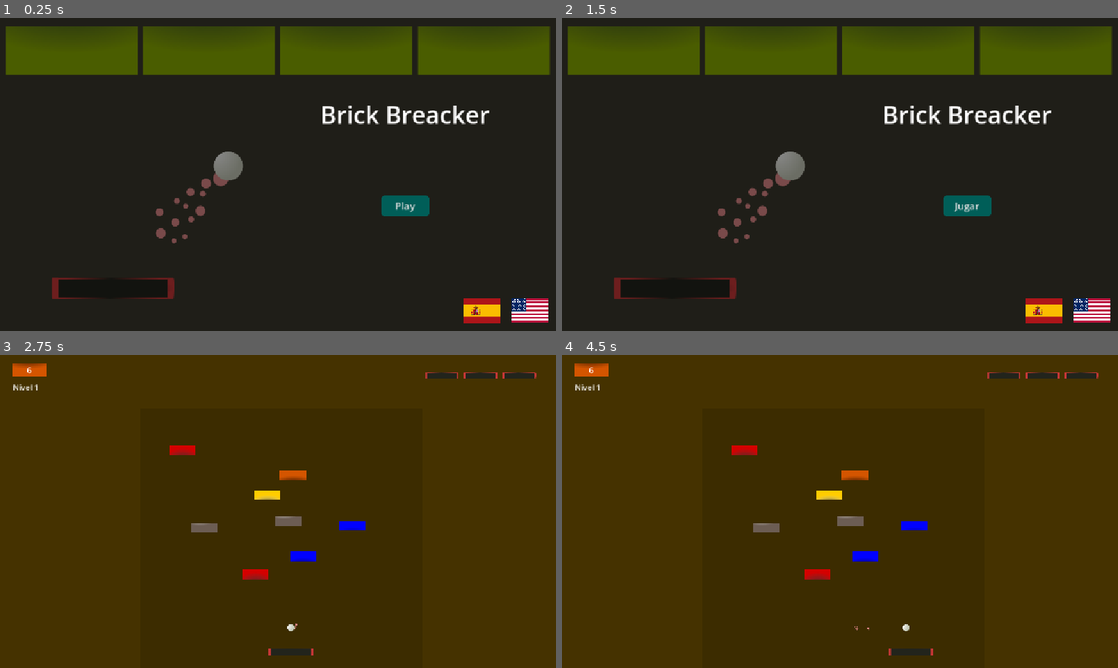
Above: before the commit, frames 1-4 (two rows, left to right).
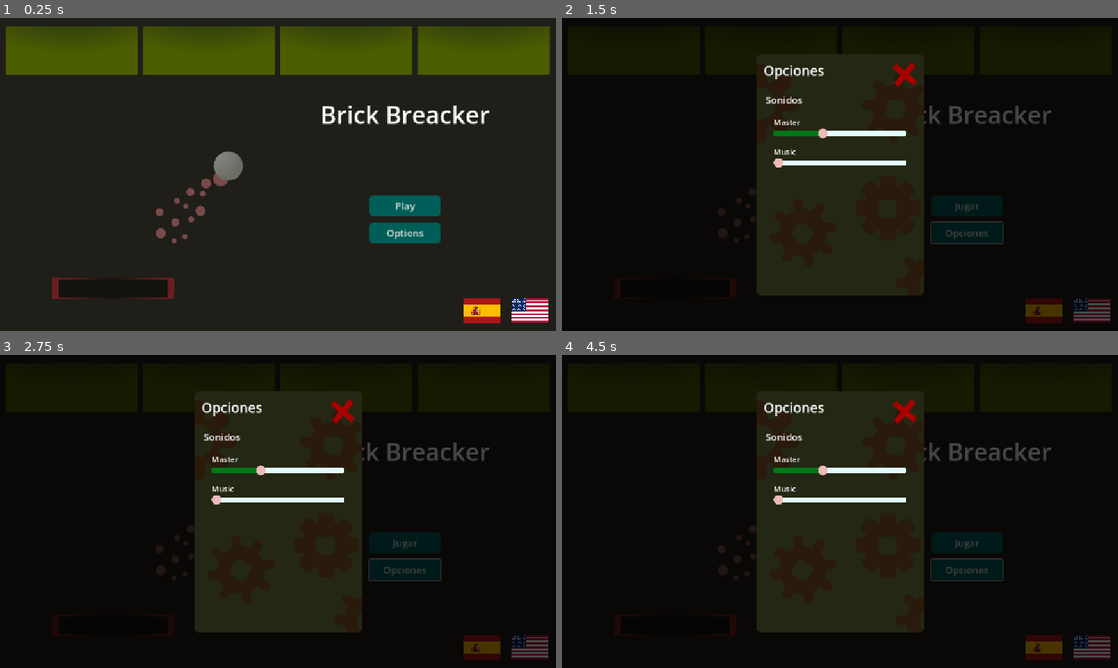
Above: after the commit, the same moments.

Repository: CardozoCasariegoLuciano/Brick_breacker
Game: Godot game, scene res://scenes/menu.tscn
Two runs of this game, one before a commit and one after it. Both use one fixed random seed, a clock stepped at 60 frames per second and the inputs below.
Inputs (mouse positions are in pixels of both pictures, inside the frame that each line leads up to):
- Up to frame 1 (0.25 s): no input
- Up to frame 2 (1.5 s): click (1045, 309) at 0.5 s; click (967, 233) at 1.25 s, where only the run after the commit has a clickable "Opciones"
- Up to frame 3 (2.75 s): click "Jugar" at 2 s
- Up to frame 4 (4.5 s): click (967, 542) at 2.75 s, where only the run after the commit has a clickable "Jugar"; click (1090, 646) at 3.52 s; hold D (rigth) from 4.28 s (still down)

The runs differ from the first frame. In frame 1, 1.1% of the frame differs, in the area x 66-80%, y 56-72%; in frame 2, 21%; in frame 3, 95%; in frame 4, 95%, in the area x 0-100%, y 0-100%.

Commit message:
Add Options menu

Diff:
--- a/Traducciones.csv
+++ b/Traducciones.csv
@@ -9,3 +9,6 @@
 win_btn_playagain,Volver a jugar,Play again
 pause_title,Pausa,Pause
 pause_text,Pulsa Esc para volver al juego,Press Esc to return to the game
+menu_btn_options,Opciones,Options
+options_sound,Sonidos,Sounds
+options_close_btn,Cerrar,Close
--- /dev/null
+++ b/default_bus_layout.tres
@@ -0,0 +1,10 @@
+[gd_resource type="AudioBusLayout" format=3 uid="uid://chonnck8yie41"]
+
+[resource]
+bus/0/volume_db = -8.79822
+bus/1/name = &"Music"
+bus/1/solo = false
+bus/1/mute = false
+bus/1/bypass_fx = false
+bus/1/volume_db = -80.0
+bus/1/send = &""
--- /dev/null
+++ b/scenes/Volume_slider.tscn
@@ -0,0 +1,67 @@
+[gd_scene load_steps=6 format=3 uid="uid://bd575rm6f037o"]
+
+[ext_resource type="Script" uid="uid://o52nyby3dfug" path="res://scripts/volume_slider.gd" id="1_pt7px"]
+[ext_resource type="Texture2D" uid="uid://cp0iaqnvqkc1q" path="res://assets/slider_icon.png" id="2_jvwyw"]
+
+[sub_resource type="StyleBoxFlat" id="StyleBoxFlat_pt7px"]
+draw_center = false
+border_width_left = 6
+border_width_top = 6
+border_width_right = 6
+border_width_bottom = 6
+border_color = Color(0.88, 0.988, 1, 1)
+corner_radius_top_left = 4
+corner_radius_top_right = 4
+corner_radius_bottom_right = 4
+corner_radius_bottom_left = 4
+anti_aliasing = false
+
+[sub_resource type="StyleBoxFlat" id="StyleBoxFlat_jvwyw"]
+bg_color = Color(0, 0.47, 0.0861667, 1)
+corner_radius_top_left = 4
+corner_radius_top_right = 4
+corner_radius_bottom_right = 4
+corner_radius_bottom_left = 4
+anti_aliasing = false
+
+[sub_resource type="StyleBoxFlat" id="StyleBoxFlat_poqi8"]
+bg_color = Color(0, 0.470588, 0.0862745, 1)
+corner_radius_top_left = 4
+corner_radius_top_right = 4
+corner_radius_bottom_right = 4
+corner_radius_bottom_left = 4
+anti_aliasing = false
+
+[node name="VolumeSlider" type="Control"]
+process_mode = 3
+layout_mode = 3
+anchors_preset = 15
+anchor_right = 1.0
+anchor_bottom = 1.0
+grow_horizontal = 2
+grow_vertical = 2
+script = ExtResource("1_pt7px")
+
+[node name="Label" type="Label" parent="."]
+layout_mode = 0
+offset_right = 40.0
+offset_bottom = 23.0
+theme_override_font_sizes/font_size = 16
+text = "[Audio channel]"
+
+[node name="HSlider" type="HSlider" parent="."]
+layout_mode = 1
+anchors_preset = 10
+anchor_right = 1.0
+offset_top = 24.0
+offset_bottom = 40.0
+grow_horizontal = 2
+theme_override_icons/grabber = ExtResource("2_jvwyw")
+theme_override_icons/grabber_highlight = ExtResource("2_jvwyw")
+theme_override_icons/grabber_disabled = ExtResource("2_jvwyw")
+theme_override_icons/tick = ExtResource("2_jvwyw")
+theme_override_styles/slider = SubResource("StyleBoxFlat_pt7px")
+theme_override_styles/grabber_area = SubResource("StyleBoxFlat_jvwyw")
+theme_override_styles/grabber_area_highlight = SubResource("StyleBoxFlat_poqi8")
+max_value = 1.0
+step = 0.001
--- a/scenes/ball.tscn
+++ b/scenes/ball.tscn
@@ -39,10 +39,10 @@
 texture = ExtResource("2_cxlvu")
 
 [node name="AudioStreamPlayer" type="AudioStreamPlayer" parent="."]
-volume_db = -8.0
+volume_db = 4.0
 
 [node name="BladeSoundTImer" type="Timer" parent="."]
-wait_time = 0.148
+wait_time = 0.4
 one_shot = true
 
 [connection signal="timeout" from="BladeSoundTImer" to="." method="_on_blade_sound_timer_timeout"]
--- a/scenes/level_1.tscn
+++ b/scenes/level_1.tscn
@@ -115,7 +115,8 @@
 
 [node name="AudioStreamPlayer" type="AudioStreamPlayer" parent="."]
 stream = ExtResource("8_15mv3")
-volume_db = -23.243
+autoplay = true
+bus = &"Music"
 parameters/looping = true
 
 [node name="InitialPosition" type="Marker2D" parent="."]
--- a/scenes/level_2.tscn
+++ b/scenes/level_2.tscn
@@ -1,8 +1,9 @@
-[gd_scene load_steps=9 format=3 uid="uid://nmb1kyc10nlc"]
+[gd_scene load_steps=10 format=3 uid="uid://nmb1kyc10nlc"]
 
 [ext_resource type="Script" uid="uid://qlvuov8pif8t" path="res://scripts/level.gd" id="1_y0kc7"]
 [ext_resource type="PackedScene" uid="uid://bb5bg8l4dg2qo" path="res://scenes/defeat_area.tscn" id="3_6cvei"]
 [ext_resource type="PackedScene" uid="uid://cp4ysh3g487rj" path="res://scenes/level_ui.tscn" id="5_hey2k"]
+[ext_resource type="AudioStream" uid="uid://d47i1tpu83dc" path="res://assets/sounds/Sakura-Girl-Yay-chosic.com_.mp3" id="6_wo48x"]
 [ext_resource type="PackedScene" uid="uid://cxrguhfw66yl0" path="res://scenes/brick.tscn" id="7_g2hoc"]
 [ext_resource type="Script" uid="uid://bohme6gelcf6e" path="res://scripts/level_bricks_container.gd" id="7_ne2mo"]
 
@@ -18,7 +19,6 @@
 [node name="level_2" type="Node2D"]
 script = ExtResource("1_y0kc7")
 level = 2
-lives = 3
 
 [node name="ColorRect" type="ColorRect" parent="."]
 offset_right = 1152.0
@@ -433,6 +433,12 @@
 
 [node name="playables" type="Node2D" parent="."]
 
+[node name="AudioStreamPlayer" type="AudioStreamPlayer" parent="."]
+stream = ExtResource("6_wo48x")
+autoplay = true
+bus = &"Music"
+parameters/looping = true
+
 [connection signal="on_live_lost" from="defeat_area" to="." method="_on_live_lost"]
 [connection signal="child_exiting_tree" from="Bricks" to="Bricks" method="_on_child_exiting_tree"]
 [connection signal="on_destroy_brick" from="Bricks" to="." method="_on_bricks_destroy"]
--- a/scenes/level_3.tscn
+++ b/scenes/level_3.tscn
@@ -1,8 +1,9 @@
-[gd_scene load_steps=9 format=3 uid="uid://dy6wrktjwbear"]
+[gd_scene load_steps=10 format=3 uid="uid://dy6wrktjwbear"]
 
 [ext_resource type="Script" uid="uid://qlvuov8pif8t" path="res://scripts/level.gd" id="1_wae8j"]
 [ext_resource type="PackedScene" uid="uid://bb5bg8l4dg2qo" path="res://scenes/defeat_area.tscn" id="3_vcx5n"]
 [ext_resource type="PackedScene" uid="uid://cp4ysh3g487rj" path="res://scenes/level_ui.tscn" id="5_ax3dk"]
+[ext_resource type="AudioStream" uid="uid://d47i1tpu83dc" path="res://assets/sounds/Sakura-Girl-Yay-chosic.com_.mp3" id="6_p6vls"]
 [ext_resource type="Script" uid="uid://bohme6gelcf6e" path="res://scripts/level_bricks_container.gd" id="7_p3r0x"]
 [ext_resource type="PackedScene" uid="uid://cxrguhfw66yl0" path="res://scenes/brick.tscn" id="8_5xqnf"]
 
@@ -293,6 +294,12 @@
 
 [node name="playables" type="Node2D" parent="."]
 
+[node name="AudioStreamPlayer" type="AudioStreamPlayer" parent="."]
+stream = ExtResource("6_p6vls")
+autoplay = true
+bus = &"Music"
+parameters/looping = true
+
 [connection signal="on_live_lost" from="defeat_area" to="." method="_on_live_lost"]
 [connection signal="child_exiting_tree" from="Bricks" to="Bricks" method="_on_child_exiting_tree"]
 [connection signal="on_destroy_brick" from="Bricks" to="." method="_on_bricks_destroy"]
--- a/scenes/level_4.tscn
+++ b/scenes/level_4.tscn
@@ -1,8 +1,9 @@
-[gd_scene load_steps=9 format=3 uid="uid://n0muje7itfj"]
+[gd_scene load_steps=10 format=3 uid="uid://n0muje7itfj"]
 
 [ext_resource type="Script" uid="uid://qlvuov8pif8t" path="res://scripts/level.gd" id="1_qsmat"]
 [ext_resource type="PackedScene" uid="uid://bb5bg8l4dg2qo" path="res://scenes/defeat_area.tscn" id="3_cp0rv"]
 [ext_resource type="PackedScene" uid="uid://cp4ysh3g487rj" path="res://scenes/level_ui.tscn" id="5_7ewpb"]
+[ext_resource type="AudioStream" uid="uid://d47i1tpu83dc" path="res://assets/sounds/Sakura-Girl-Yay-chosic.com_.mp3" id="6_ycko3"]
 [ext_resource type="Script" uid="uid://bohme6gelcf6e" path="res://scripts/level_bricks_container.gd" id="7_g31h8"]
 [ext_resource type="PackedScene" uid="uid://cxrguhfw66yl0" path="res://scenes/brick.tscn" id="8_hy5x3"]
 
@@ -401,6 +402,12 @@
 
 [node name="playables" type="Node2D" parent="."]
 
+[node name="AudioStreamPlayer" type="AudioStreamPlayer" parent="."]
+stream = ExtResource("6_ycko3")
+autoplay = true
+bus = &"Music"
+parameters/looping = true
+
 [connection signal="on_live_lost" from="defeat_area" to="." method="_on_live_lost"]
 [connection signal="child_exiting_tree" from="Bricks" to="Bricks" method="_on_child_exiting_tree"]
 [connection signal="on_destroy_brick" from="Bricks" to="." method="_on_bricks_destroy"]
--- a/scenes/level_ui.tscn
+++ b/scenes/level_ui.tscn
@@ -1,7 +1,8 @@
-[gd_scene load_steps=3 format=3 uid="uid://cp4ysh3g487rj"]
+[gd_scene load_steps=4 format=3 uid="uid://cp4ysh3g487rj"]
 
 [ext_resource type="Script" uid="uid://b66kwoo1s5uek" path="res://scripts/level_ui.gd" id="1_exbfu"]
 [ext_resource type="Texture2D" uid="uid://b5yjt608b1a3e" path="res://assets/orange_brick.png" id="2_qvfhj"]
+[ext_resource type="Texture2D" uid="uid://coqu4xg6x5r7u" path="res://assets/options_cogs.png" id="3_lodbe"]
 
 [node name="Level_UI" type="Control"]
 layout_mode = 3
@@ -59,4 +60,16 @@
 [node name="HP_Container" type="Node2D" parent="."]
 position = Vector2(1040, 36)
 
+[node name="TextureButton" type="TextureButton" parent="."]
+z_index = 10
+layout_mode = 0
+offset_left = 526.0
+offset_top = 24.0
+offset_right = 626.0
+offset_bottom = 124.0
+scale = Vector2(0.45, 0.45)
+mouse_default_cursor_shape = 2
+texture_normal = ExtResource("3_lodbe")
+
 [connection signal="on_change_current_bricks" from="." to="." method="_on_change_current_bricks"]
+[connection signal="button_down" from="TextureButton" to="." method="_on_button_down"]
--- a/scenes/menu.tscn
+++ b/scenes/menu.tscn
@@ -44,25 +44,6 @@
 offset_bottom = 648.0
 texture = ExtResource("2_vjb58")
 
-[node name="Button" type="Button" parent="."]
-layout_mode = 1
-anchors_preset = 8
-anchor_left = 0.5
-anchor_top = 0.5
-anchor_right = 0.5
-anchor_bottom = 0.5
-offset_left = 212.5
-offset_top = 42.5
-offset_right = 312.5
-offset_bottom = 85.5
-grow_horizontal = 2
-grow_vertical = 2
-mouse_default_cursor_shape = 2
-theme_override_font_sizes/font_size = 20
-theme_override_styles/hover = SubResource("StyleBoxFlat_con2f")
-theme_override_styles/normal = SubResource("StyleBoxFlat_vjb58")
-text = "menu_btn_play"
-
 [node name="Label" type="Label" parent="."]
 layout_mode = 1
 anchors_preset = 8
@@ -97,6 +78,45 @@
 scale = Vector2(0.0378764, 0.0481459)
 texture_normal = ExtResource("3_mhnvy")
 
-[connection signal="button_down" from="Button" to="." method="_on_button_down"]
+[node name="Play_button" type="Button" parent="."]
+layout_mode = 1
+anchors_preset = 8
+anchor_left = 0.5
+anchor_top = 0.5
+anchor_right = 0.5
+anchor_bottom = 0.5
+offset_left = 189.0
+offset_top = 42.5
+offset_right = 336.0
+offset_bottom = 85.5
+grow_horizontal = 2
+grow_vertical = 2
+mouse_default_cursor_shape = 2
+theme_override_font_sizes/font_size = 20
+theme_override_styles/hover = SubResource("StyleBoxFlat_con2f")
+theme_override_styles/normal = SubResource("StyleBoxFlat_vjb58")
+text = "menu_btn_play"
+
+[node name="Options_button" type="Button" parent="."]
+layout_mode = 1
+anchors_preset = 8
+anchor_left = 0.5
+anchor_top = 0.5
+anchor_right = 0.5
+anchor_bottom = 0.5
+offset_left = 189.0
+offset_top = 98.5
+offset_right = 336.0
+offset_bottom = 141.5
+grow_horizontal = 2
+grow_vertical = 2
+mouse_default_cursor_shape = 2
+theme_override_font_sizes/font_size = 20
+theme_override_styles/hover = SubResource("StyleBoxFlat_con2f")
+theme_override_styles/normal = SubResource("StyleBoxFlat_vjb58")
+text = "menu_btn_options"
+
 [connection signal="button_down" from="TextureButton" to="." method="_on_change_lang_to_ES"]
 [connection signal="button_down" from="TextureButton2" to="." method="_on_change_lang_to_EN"]
+[connection signal="button_down" from="Play_button" to="." method="_on_button_down"]
+[connection signal="button_down" from="Options_button" to="." method="_on_options_button"]
--- a/scenes/no_more_level_scene.tscn
+++ b/scenes/no_more_level_scene.tscn
@@ -84,7 +84,7 @@
 
 [node name="AudioStreamPlayer" type="AudioStreamPlayer" parent="."]
 stream = ExtResource("4_myfo7")
-volume_db = -12.899
+volume_db = 4.0
 autoplay = true
 
 [connection signal="button_up" from="Button" to="." method="_on_button_up"]
--- /dev/null
+++ b/scenes/options_menu.tscn
@@ -0,0 +1,79 @@
+[gd_scene load_steps=5 format=3 uid="uid://b36nrpa1eshsx"]
+
+[ext_resource type="Script" uid="uid://damfp3ul6a5v3" path="res://scripts/options_menu.gd" id="1_hm4m4"]
+[ext_resource type="PackedScene" uid="uid://bd575rm6f037o" path="res://scenes/Volume_slider.tscn" id="1_liyum"]
+[ext_resource type="Texture2D" uid="uid://l0fr2khaiyd0" path="res://assets/menu_options.png" id="2_hm4m4"]
+[ext_resource type="Texture2D" uid="uid://b8qanhailmek3" path="res://assets/close_X.png" id="4_lfjc7"]
+
+[node name="Options_menu" type="CanvasLayer"]
+process_mode = 3
+script = ExtResource("1_hm4m4")
+
+[node name="background" type="ColorRect" parent="."]
+anchors_preset = 15
+anchor_right = 1.0
+anchor_bottom = 1.0
+grow_horizontal = 2
+grow_vertical = 2
+color = Color(0, 0, 0, 0.717647)
+
+[node name="TextureRect" type="TextureRect" parent="."]
+anchors_preset = 8
+anchor_left = 0.5
+anchor_top = 0.5
+anchor_right = 0.5
+anchor_bottom = 0.5
+offset_left = -175.0
+offset_top = -250.0
+offset_right = 175.0
+offset_bottom = 250.0
+grow_horizontal = 2
+grow_vertical = 2
+texture = ExtResource("2_hm4m4")
+
+[node name="Title" type="Label" parent="."]
+anchors_preset = 8
+anchor_left = 0.5
+anchor_top = 0.5
+anchor_right = 0.5
+anchor_bottom = 0.5
+offset_left = -159.5
+offset_top = -235.5
+offset_right = 91.5
+offset_bottom = -196.5
+grow_horizontal = 2
+grow_vertical = 2
+theme_override_font_sizes/font_size = 28
+text = "menu_btn_options"
+
+[node name="Sound_title" type="Label" parent="."]
+offset_left = 421.0
+offset_top = 155.0
+offset_right = 563.0
+offset_bottom = 183.0
+theme_override_font_sizes/font_size = 20
+text = "options_sound"
+
+[node name="VolumeSlider" parent="." instance=ExtResource("1_liyum")]
+offset_left = 438.0
+offset_top = 204.0
+offset_right = -439.0
+offset_bottom = -383.0
+bus_name = "Master"
+
+[node name="VolumeSlider2" parent="." instance=ExtResource("1_liyum")]
+offset_left = 438.0
+offset_top = 265.0
+offset_right = -439.0
+offset_bottom = -322.0
+bus_name = "Music"
+
+[node name="TextureButton" type="TextureButton" parent="."]
+offset_left = 684.0
+offset_top = 91.0
+offset_right = 735.0
+offset_bottom = 142.0
+mouse_default_cursor_shape = 2
+texture_normal = ExtResource("4_lfjc7")
+
+[connection signal="button_down" from="TextureButton" to="." method="_on_close_button"]
--- a/scripts/level.gd
+++ b/scripts/level.gd
@@ -63,9 +63,13 @@
 	for node in playables.get_children():
 		playables.remove_child(node)
 
-#TODO: Agregar una pantalla de opciones para modificar el sonido y los controles
-#TODO: Agregar un selector de niveles
-#SPIKE: Hacer mas escalable la creacion de niveles (y mas SOLID)
+#TODO: Crear los sprites de:
+	#Modal de opciones
+	#La X para cerrar el modal
+	#El icono del engranaje para la UI
+
+
+
 
 #TODO: Agregar que caigan poderes de los bloques
 #TODO: Agregar un puntaje
@@ -79,7 +83,7 @@
 
 
 #Para el proximo update:
-#- Agregado menu de inicio
+#- Agregado menu de inicio y de opciones
 #- Mejorado el visual de los niveles
 #- Ajuste a los niveles deacuerdo a sus dificultades
 #- Ajustados los bordes de la paleta para que sea mas probable que rebote para arriba
--- a/scripts/level_ui.gd
+++ b/scripts/level_ui.gd
@@ -32,3 +32,9 @@
 func clear_HP_textures():
 	for node in hp_container.get_children():
 		hp_container.remove_child(node)
+
+
+func _on_button_down() -> void:
+	get_tree().paused = true
+	var panel = preload("res://scenes/options_menu.tscn").instantiate()
+	add_child(panel)
--- a/scripts/menu.gd
+++ b/scripts/menu.gd
@@ -8,5 +8,11 @@
 func _on_change_lang_to_EN() -> void:
 	TranslationServer.set_locale("en")
 
+
 func _on_change_lang_to_ES() -> void:
 	TranslationServer.set_locale("es")
+
+
+func _on_options_button() -> void:
+	var panel = preload("res://scenes/options_menu.tscn").instantiate()
+	add_child(panel)
--- /dev/null
+++ b/scripts/options_menu.gd
@@ -0,0 +1,6 @@
+extends CanvasLayer
+
+
+func _on_close_button() -> void:
+	get_tree().paused = false
+	queue_free()
--- /dev/null
+++ b/scripts/volume_slider.gd
@@ -0,0 +1,16 @@
+extends Control
+
+@onready var h_slider: HSlider = $HSlider
+@onready var label: Label = $Label
+
+@export var bus_name: String
+var bus_index: int
+
+func _ready() -> void:
+	bus_index = AudioServer.get_bus_index(bus_name)
+	h_slider.value_changed.connect(_on_value_change)
+	label.text = bus_name
+	h_slider.value = db_to_linear(AudioServer.get_bus_volume_db(bus_index))
+
+func _on_value_change(value:float):
+	AudioServer.set_bus_volume_db(bus_index, linear_to_db(value))
Binary file changed: Traducciones.en.translation
Binary file changed: Traducciones.es.translation
Binary file added: assets/close_X.png
Not shown, added: assets/close_X.png.import
Binary file added: assets/menu_options.png
Not shown, added: assets/menu_options.png.import
Binary file added: assets/options_cogs.png
Not shown, added: assets/options_cogs.png.import
Binary file added: assets/slider_icon.png
Not shown, added: assets/slider_icon.png.import
Not shown, added: scripts/options_menu.gd.uid
Not shown, added: scripts/volume_slider.gd.uid
